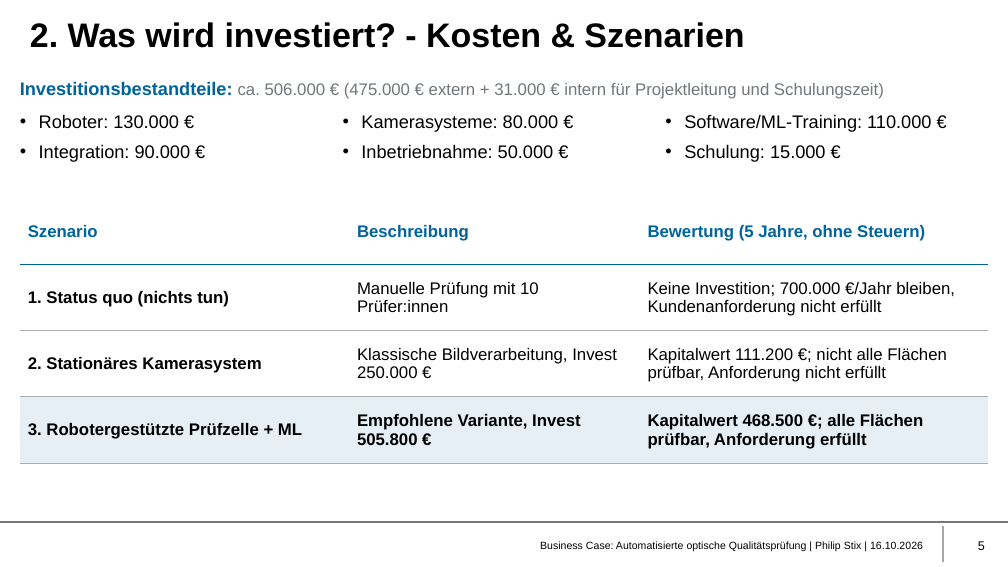
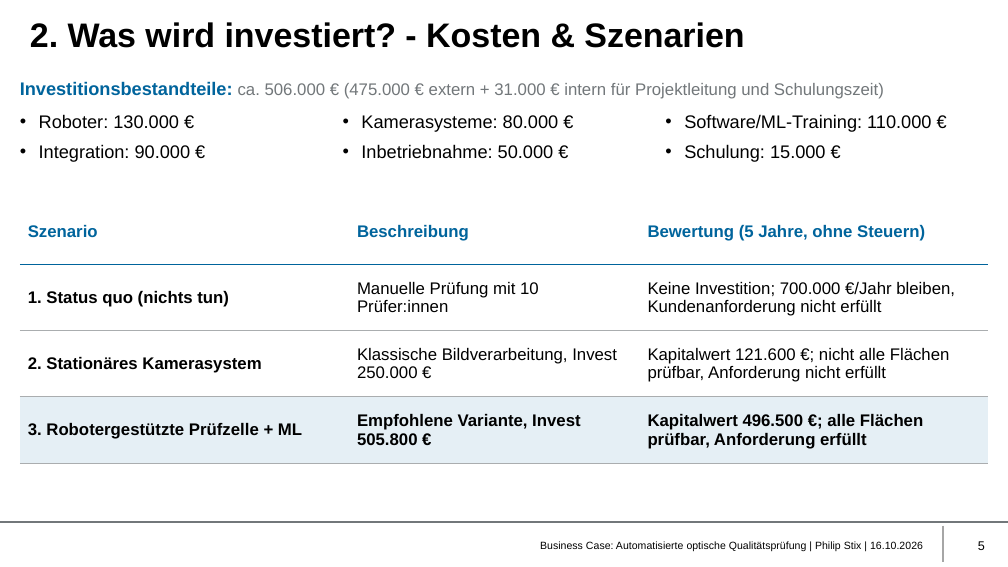
Before and after one commit to philip-stack/MRE3-bGUS, a slide deck: slide 5 of 01 Abgabe/Business Case Qualitätsprüfung - Philip Stix.pptx. Drawn at 1008x567 pixels with LibreOffice and Linux fonts; fonts in the diff are those of the drawing; background and template pictures are left out. Boxes give left, top, right and bottom in pixels: in the first picture for what was removed or moved away, otherwise in the second. Text is boxed around its words. In the diff, an @@ line names an element or a change of style, - is before the commit and + after.

```diff
--- a/01 Abgabe/Business Case Qualitätsprüfung - Philip Stix.pptx
+++ b/01 Abgabe/Business Case Qualitätsprüfung - Philip Stix.pptx
@@ table at (20,199,989,463) @@
-row 3, column 3: Kapitalwert 111.200 €; nicht alle Flächen prüfbar, Anforderung nicht erfüllt
+row 3, column 3: Kapitalwert 121.600 €; nicht alle Flächen prüfbar, Anforderung nicht erfüllt
-row 4, column 3: Kapitalwert 468.500 €; alle Flächen prüfbar, Anforderung erfüllt
+row 4, column 3: Kapitalwert 496.500 €; alle Flächen prüfbar, Anforderung erfüllt
```
Also in this commit, not shown: 4 other slides changed, 1 slide added, 2 other files.
